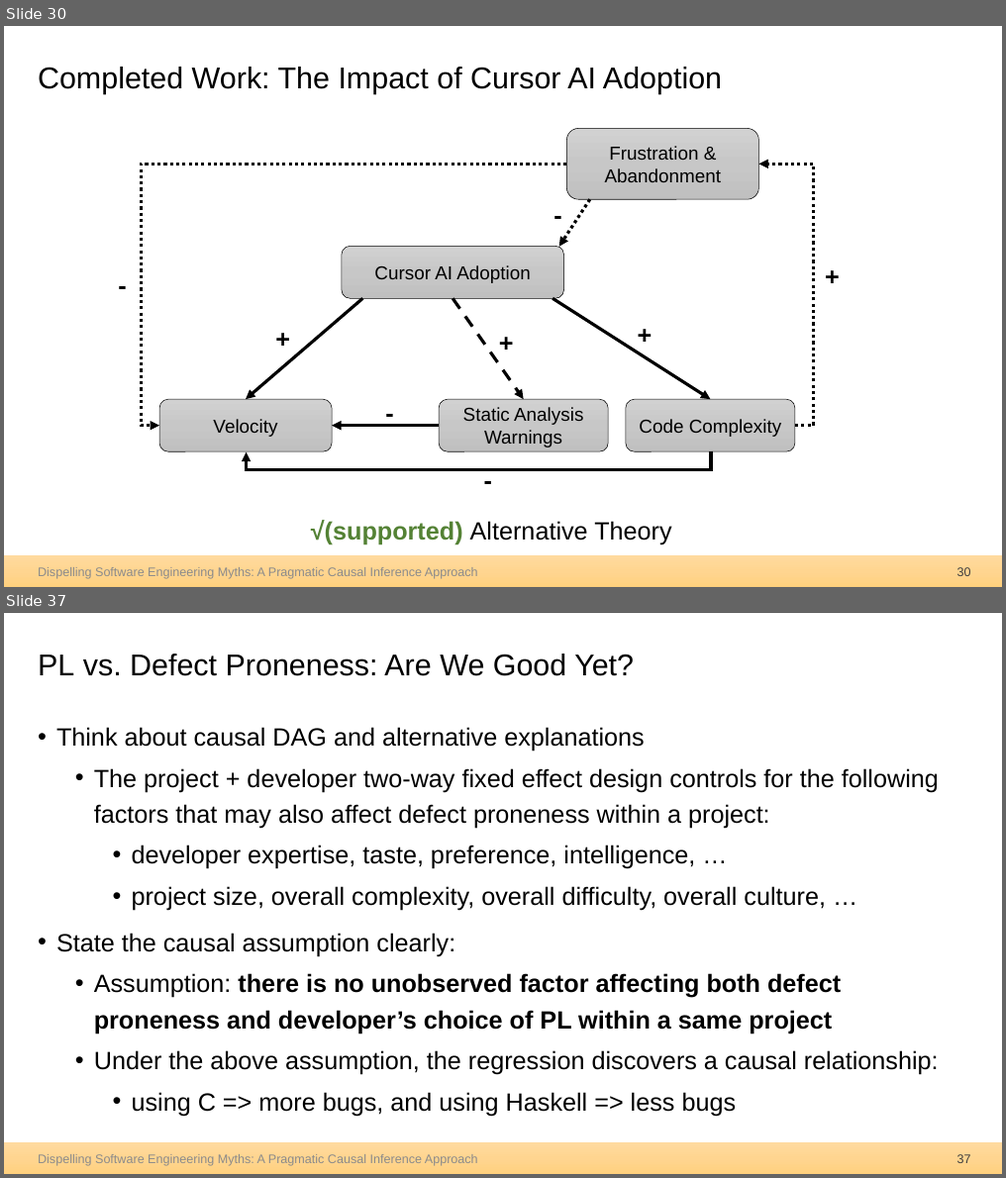
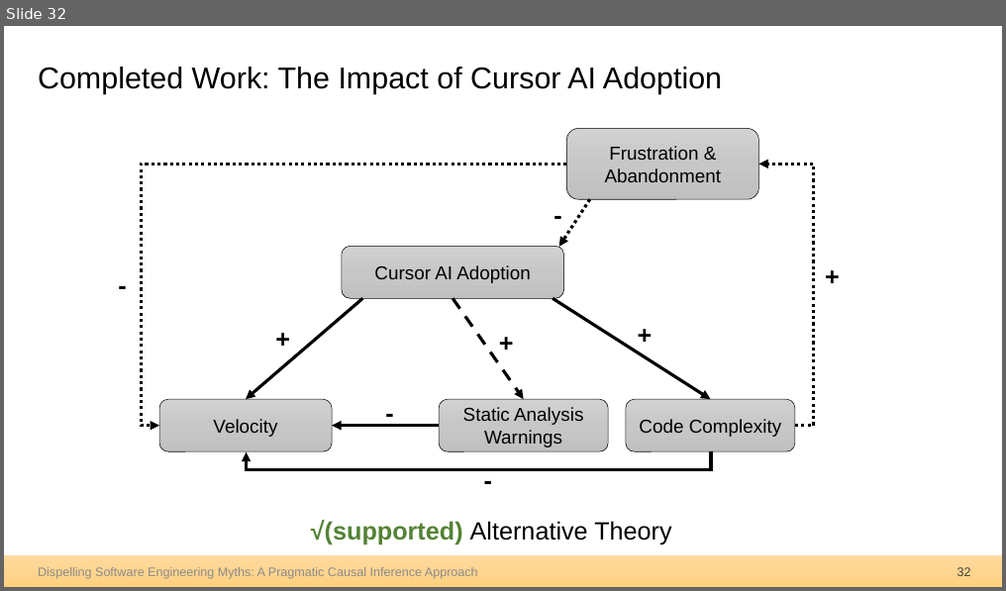
Before and after one commit to hehao98/Thesis, a slide deck: 2026.09.21-Thesis Defense.pptx. Shown one above the other, each under a label of ours: slides 30 and 37 before the commit, slide 32 after it; the slides between them are not shown. The pictures are 1006x1178 and 1006x591 pixels, drawn with LibreOffice and Linux fonts; fonts in the diff are those of the drawing. Boxes give left, top, right and bottom in pixels: in the first picture for what was removed or moved away, otherwise in the second. Text is boxed around its words. In the diff, an @@ line names an element or a change of style, - is before the commit and + after.

```diff
--- a/2026.09.21-Thesis Defense.pptx
+++ b/2026.09.21-Thesis Defense.pptx
@@ slide 37 removed at [4, 613, 1002, 1174], background #FFFFFF; not listed: 1 template element that a slide beside it also shows @@
@@ title removed at [38, 654, 634, 676] @@
-PL vs. Defect Proneness: Are We Good Yet?
@@ text removed at [56, 727, 939, 1116] @@
-• Think about causal DAG and alternative explanations
-  • The project + developer two-way fixed effect design controls for the following factors that may also affect defect proneness within a project:
-    • developer expertise, taste, preference, intelligence, …
-    • project size, overall complexity, overall difficulty, overall culture, …
-• State the causal assumption clearly:
-  • Assumption: there is no unobserved factor affecting both defect proneness and developer’s choice of PL within a same project
-  • Under the above assumption, the regression discovers a causal relationship:
-    • using C => more bugs, and using Haskell => less bugs
@@ text removed at [38, 1155, 478, 1166] @@
-Dispelling Software Engineering Myths: A Pragmatic Causal Inference Approach
@@ page number removed at [957, 1155, 971, 1163] @@
-37
@@ what was slide 30 is now slide 32 @@
@@ page number at [957, 568, 971, 576]: text changed @@
-30
+32
```
Also in this commit, not shown: 10 slides changed, 4 slides added, 17 other slides removed.
